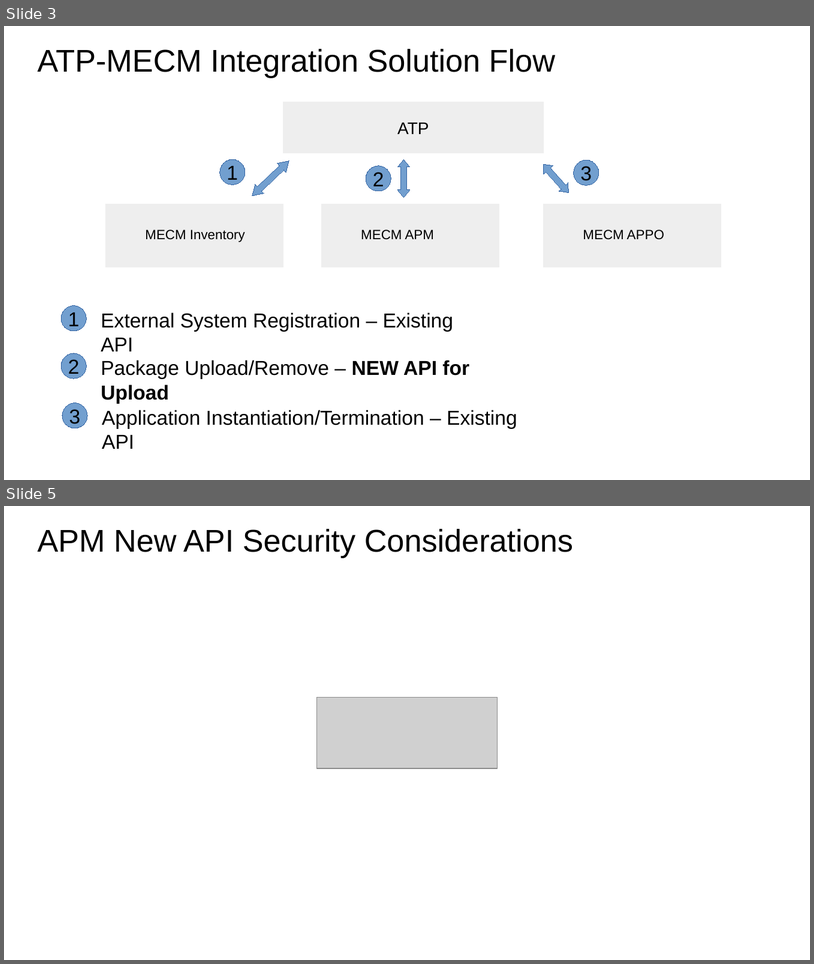
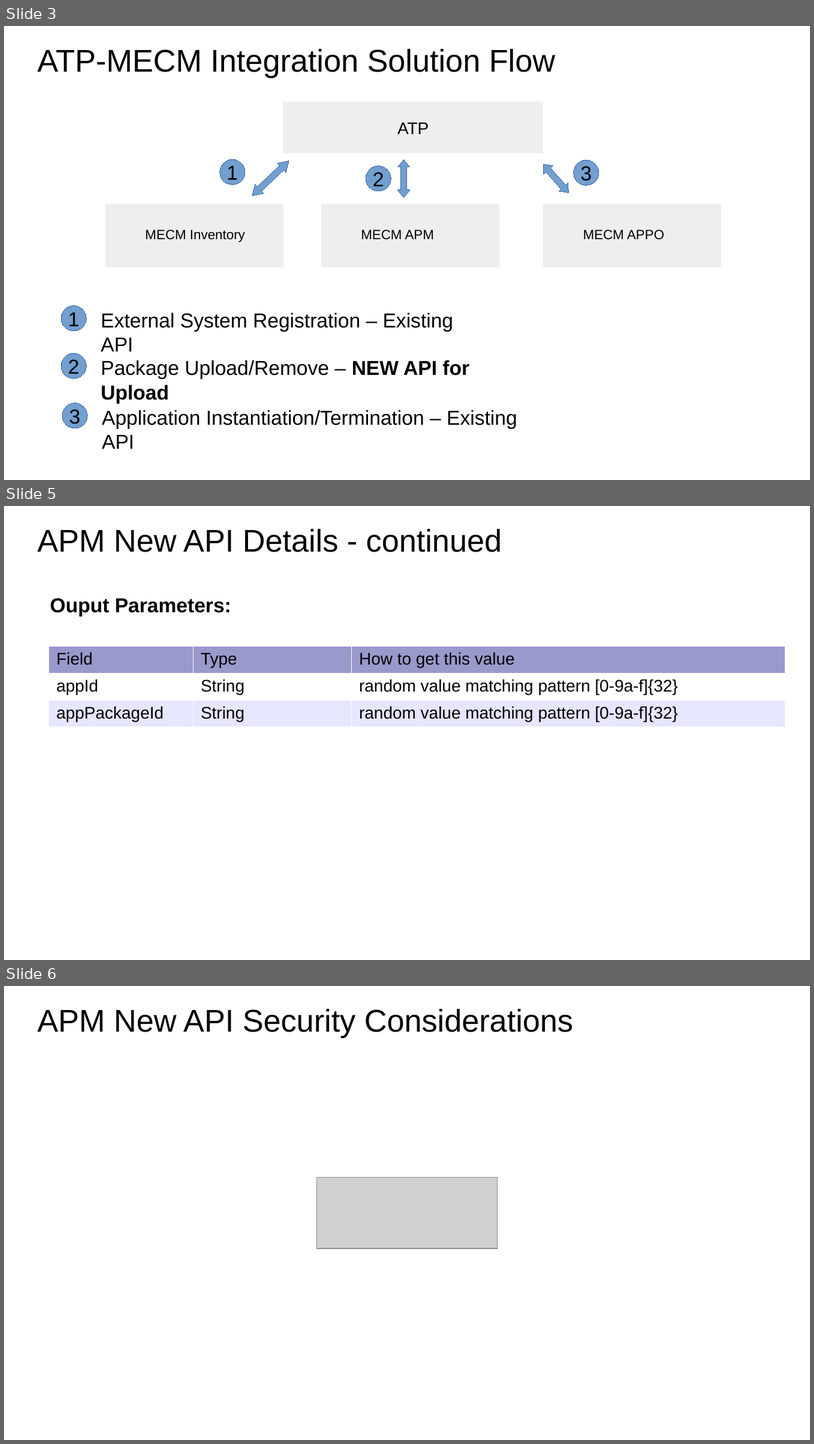
Before and after one commit to EdgeGallery/community, a slide deck: MECM PT/Release V1.0/ATP MECM Integration.pptx. Shown one above the other, each under a label of ours: slides 3 and 5 before the commit, slides 3, 5 and 6 after it; the slides between them are not shown. The pictures are 814x964 and 814x1444 pixels, drawn with LibreOffice and Linux fonts; fonts in the diff are those of the drawing; grey boxes stand for pictures. Boxes give left, top, right and bottom in pixels: in the first picture for what was removed or moved away, otherwise in the second. Text is boxed around its words. In the diff, an @@ line names an element or a change of style, - is before the commit and + after.

```diff
--- a/MECM PT/Release V1.0/ATP MECM Integration.pptx
+++ b/MECM PT/Release V1.0/ATP MECM Integration.pptx
@@ slide 5 added at [4,506,810,960], background #FFFFFF @@
@@ text added at [38,529,502,552], 28 pt, text #000000 @@
+APM New API Details - continued
@@ text added at [50,598,231,616], 18 pt, text #000000, bold @@
+Ouput Parameters:
@@ table added at [48,646,785,944], 3 rows, 3 columns @@
+Field | Type | How to get this value
+appId | String | random value matching pattern [0-9a-f]{32}
+appPackageId | String | random value matching pattern [0-9a-f]{32}
@@ what was slide 5 is now slide 6 @@
```
Also in this commit, not shown: 1 slide changed.
